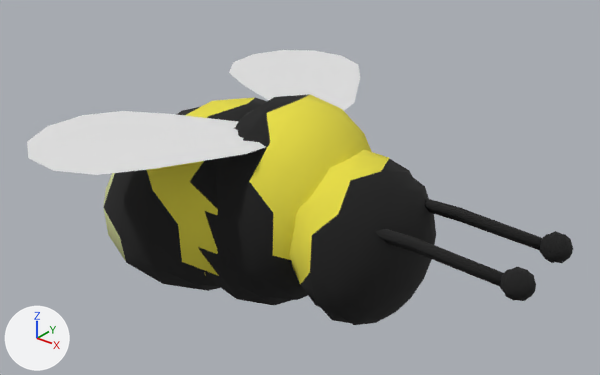
The glTF model Core/Art/Bee.glb: old version first, new version second.
Rendered twice from a 50 mm lens placed at (3.05, -3.81, 2.56), pointed at (-0.06, 0.08, 0.15). Arrows for +X, +Y and +Z are at lower left; the lights stay in place. Where no turn or scale is listed for an object, it has been applied to the vertices. Vertices at the same position are counted once.

The scene before the commit, as lines of its bpy script (objects in view):
```python
ob_antenna = bpy.data.objects.new('Antenna', me_cylinder)
ob_antenna.location = (0.455, 0.253, 0.224)
ob_antenna_001 = bpy.data.objects.new('Antenna.001', me_cylinder_001)
ob_antenna_001.location = (0.455, -0.232, 0.224)
ob_back = bpy.data.objects.new('Back', me_sphere)
ob_back.location = (-0.713, 0.0, 0.0)
ob_center = bpy.data.objects.new('Center', me_sphere_001)
ob_center.location = (-0.151, 0.0, 0.0)
ob_head = bpy.data.objects.new('Head', me_sphere_002)
ob_head.location = (0.507, 0.0, 0.053)
ob_wing_l = bpy.data.objects.new('Wing_L', me_circle_002)
ob_wing_l.location = (0.0, 0.257, 0.622)
ob_wing_r = bpy.data.objects.new('Wing_R', me_circle_001)
ob_wing_r.location = (0.0, -0.213, 0.622)
```
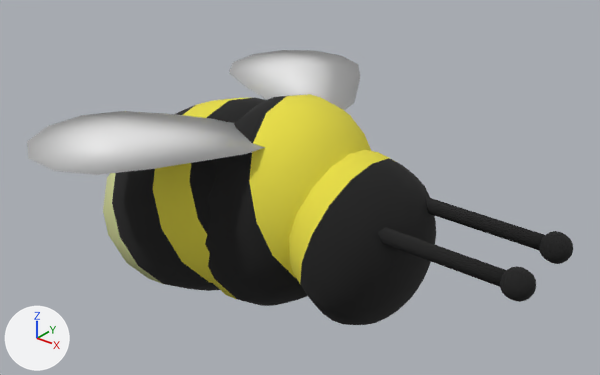
Where the change shows, as pixel boxes (x1, y1, x2, y2) in the pictures (600 x 375 px):
'Center', reshaped: before (198, 94, 372, 305); after (205, 94, 371, 306)
'Back', reshaped: before (103, 98, 267, 291); after (103, 98, 265, 291)
'Wing_L', reshaped: before (229, 50, 360, 111); after (229, 50, 360, 110)
'Antenna.001', reshaped: before (375, 229, 536, 301); after (378, 227, 536, 302)
'Antenna', reshaped: before (425, 198, 573, 263); after (426, 197, 573, 264)
part 1 of me_sphere, added: after (103, 98, 265, 291)
part 2 of me_sphere_001, added: after (205, 94, 371, 306)
part 3 of me_sphere_002, added (black): after (289, 150, 436, 325)
part 4 of me_cylinder, added (black): after (426, 197, 573, 264)
part 5 of me_cylinder_001, added (black): after (379, 227, 536, 302)
part 6 of me_circle_002, built on: before (229, 50, 360, 111); after (229, 50, 360, 110)
part 8 of me_circle_001, built on: (27, 111, 265, 175) in both

Patch to the scene script:
```diff
--- a/Core/Art/Bee.glb.py
+++ b/Core/Art/Bee.glb.py
@@ me_sphere @@
 # used by ob_back; location = (-0.713, 0.0, 0.0)
-me_sphere.from_pydata(...)  # 122 vertices, 240 faces; spans x -1.0..0.93, y -0.66..0.66, z -0.87..0.68
+me_sphere.from_pydata(...)  # 242 vertices, 480 faces; spans x -1.0..0.94, y -0.67..0.67, z -0.89..0.68
+# me_sphere part 1: 120 vertices added at x -1.0..0.94, y -0.67..0.67, z -0.89..0.67
 me_sphere.materials.append(mat_beeyellow_mat)
@@ me_sphere_001 @@
 # used by ob_center; location = (-0.151, 0.0, 0.0)
-me_sphere_001.from_pydata(...)  # 122 vertices, 240 faces; spans x -0.63..0.63, y -0.61..0.61, z -0.72..0.81
+me_sphere_001.from_pydata(...)  # 242 vertices, 480 faces; spans x -0.64..0.64, y -0.61..0.61, z -0.74..0.81
+# me_sphere_001 part 2: 120 vertices added at x -0.64..0.64, y -0.61..0.61, z -0.74..0.8
 me_sphere_001.materials.append(mat_beeyellow_mat)
@@ me_sphere_002 @@
 # used by ob_head; location = (0.507, 0.0, 0.053)
-me_sphere_002.from_pydata(...)  # 122 vertices, 240 faces; spans x -0.39..0.403, y -0.54..0.54, z -0.59..0.49
+me_sphere_002.from_pydata(...)  # 242 vertices, 480 faces; spans x -0.39..0.406, y -0.542..0.542, z -0.594..0.49
+# me_sphere_002 part 3: 120 vertices added at x -0.39..0.406, y -0.542..0.542, z -0.594..0.487
 me_sphere_002.materials.append(mat_beeyellow_mat)
@@ me_cylinder @@
 # used by ob_antenna; location = (0.455, 0.253, 0.224)
-me_cylinder.from_pydata(...)  # 56 vertices, 104 faces; spans x -0.049..1.275, y -0.092..0.088, z -0.088..0.088
+me_cylinder.from_pydata(...)  # 107 vertices, 206 faces; spans x -0.049..1.275, y -0.092..0.092, z -0.088..0.088
+# me_cylinder part 4: 51 vertices added at x -0.049..1.271, y -0.088..0.092, z -0.088..0.088
 me_cylinder.materials.append(mat_beeblack_mat)
@@ me_cylinder_001 @@
 # used by ob_antenna_001; location = (0.455, -0.232, 0.224)
-me_cylinder_001.from_pydata(...)  # 56 vertices, 104 faces; spans x -0.049..1.275, y -0.092..0.088, z -0.088..0.088
+me_cylinder_001.from_pydata(...)  # 107 vertices, 206 faces; spans x -0.049..1.275, y -0.092..0.092, z -0.088..0.088
+# me_cylinder_001 part 5: 51 vertices added at x -0.049..1.271, y -0.088..0.092, z -0.088..0.088
 me_cylinder_001.materials.append(mat_beeblack_mat)
@@ me_circle_002 @@
 # used by ob_wing_l; location = (0.0, 0.257, 0.622)
-me_circle_002.from_pydata(...)  # 13 vertices, 12 faces; spans x -1.269..0.09, y -0.075..1.141, z 0.0
+me_circle_002.from_pydata(...)  # 14 vertices, 24 faces; spans x -1.269..0.09, y -0.075..1.141, z -0.029..0.064
+# me_circle_002 part 6
+# 1 vertex moves from x -0.732, y 0.611, z 0.0 to x -0.732, y 0.611, z 0.064
+# 1 vertex is added at (-0.732, 0.611, -0.029)
+# 12 new faces join them
+# me_circle_002 part 7: the surface is now shaded smooth
@@ me_circle_001 @@
 # used by ob_wing_r; location = (0.0, -0.213, 0.622)
-me_circle_001.from_pydata(...)  # 13 vertices, 12 faces; spans x -1.248..0.088, y -1.16..0.078, z 0.0
+me_circle_001.from_pydata(...)  # 14 vertices, 24 faces; spans x -1.248..0.088, y -1.16..0.078, z -0.029..0.064
+# me_circle_001 part 8
+# 1 vertex moves from x -0.714, y -0.631, z 0.0 to x -0.714, y -0.631, z 0.064
+# 1 vertex is added at (-0.714, -0.631, -0.029)
+# 12 new faces join them
+# me_circle_001 part 9: the surface is now shaded smooth
```
